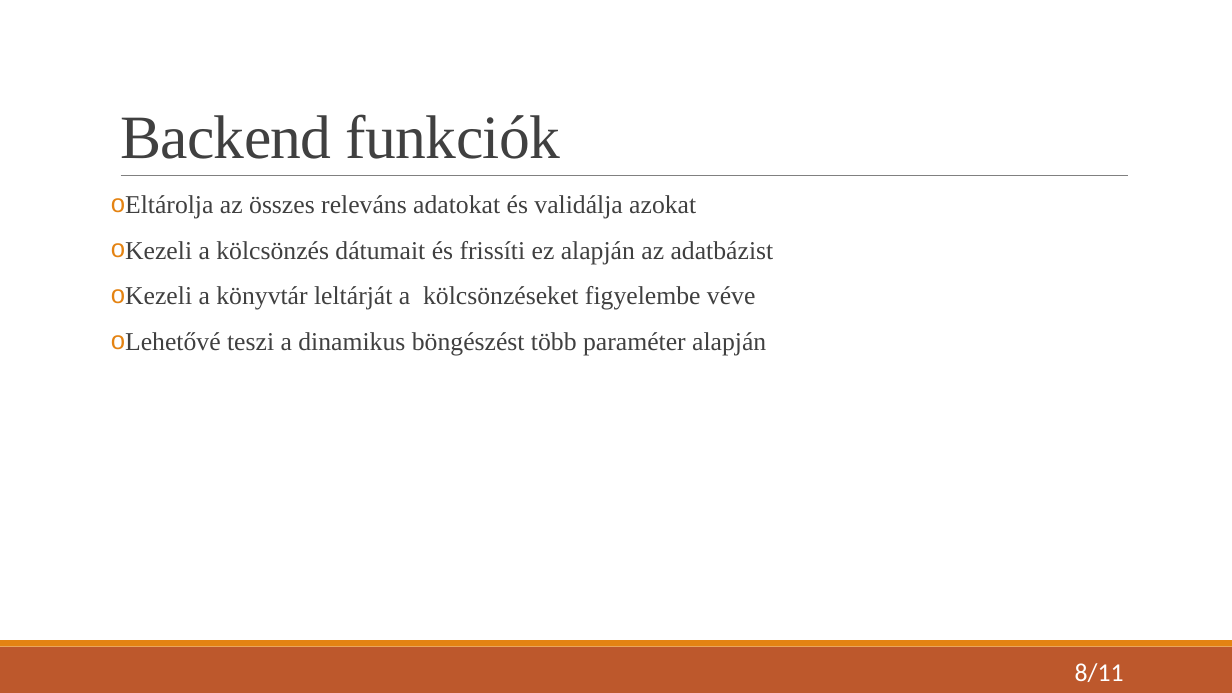
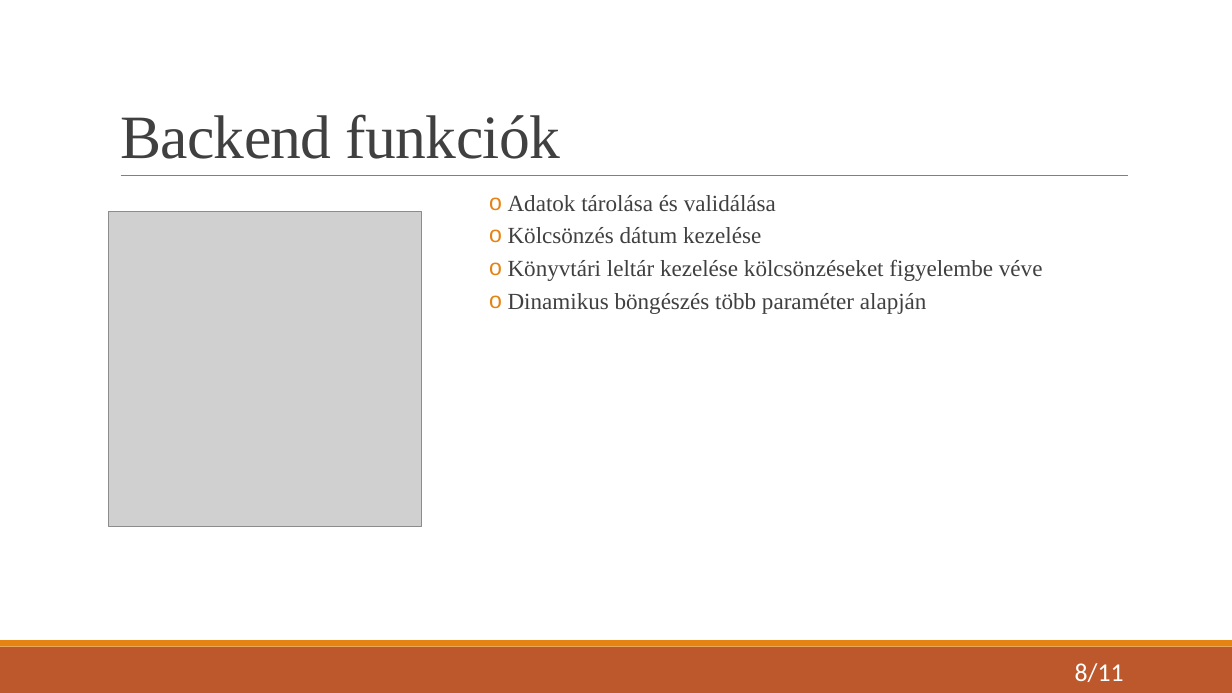
Before and after one commit to KristofKovacs2005/MediaHub, a slide deck: slide 8 of Vizsgaremek - Mediahub.pptx. Drawn at 1232x693 pixels with LibreOffice and Linux fonts; fonts in the diff are those of the drawing; grey boxes stand for pictures. Boxes give left, top, right and bottom in pixels: in the first picture for what was removed or moved away, otherwise in the second. Text is boxed around its words. In the diff, an @@ line names an element or a change of style, - is before the commit and + after.

Commit message:
ppt fix

```diff
--- a/Vizsgaremek - Mediahub.pptx
+++ b/Vizsgaremek - Mediahub.pptx
@@ text at bbox=[508, 195, 1043, 314]: text changed; size 20 to 18 pt @@
-o Eltárolja az összes releváns adatokat és validálja azokat
-o Kezeli a kölcsönzés dátumait és frissíti ez alapján az adatbázist
-o Kezeli a könyvtár leltárját a kölcsönzéseket figyelembe véve
-o Lehetővé teszi a dinamikus böngészést több paraméter alapján
+  o Adatok tárolása és validálása
+  o Kölcsönzés dátum kezelése
+  o Könyvtári leltár kezelése kölcsönzéseket figyelembe véve
+  o Dinamikus böngészés több paraméter alapján
@@ picture added at bbox=[109, 212, 421, 526] @@
```
Also in this commit, not shown: 10 other slides changed.
